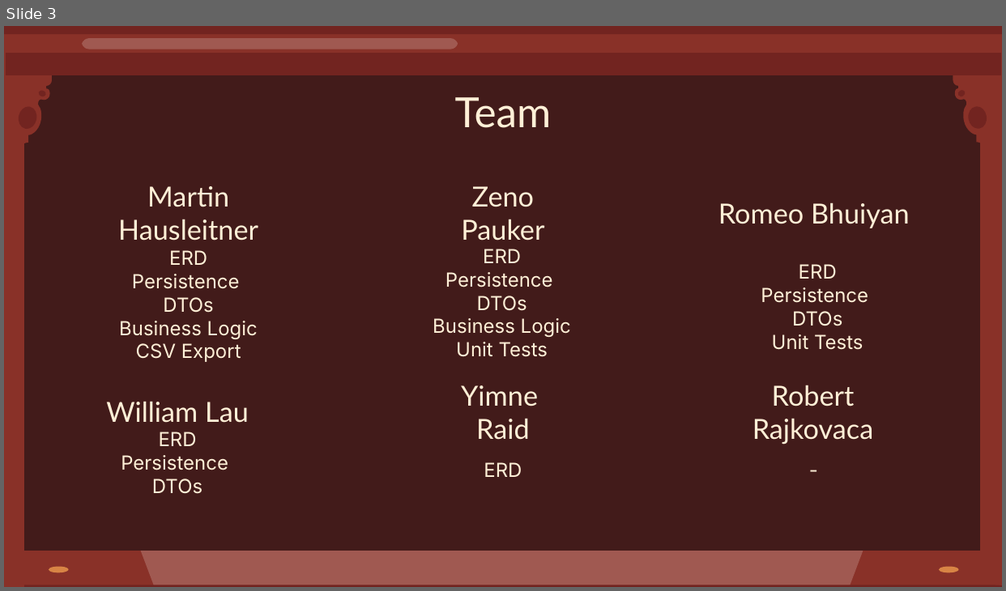
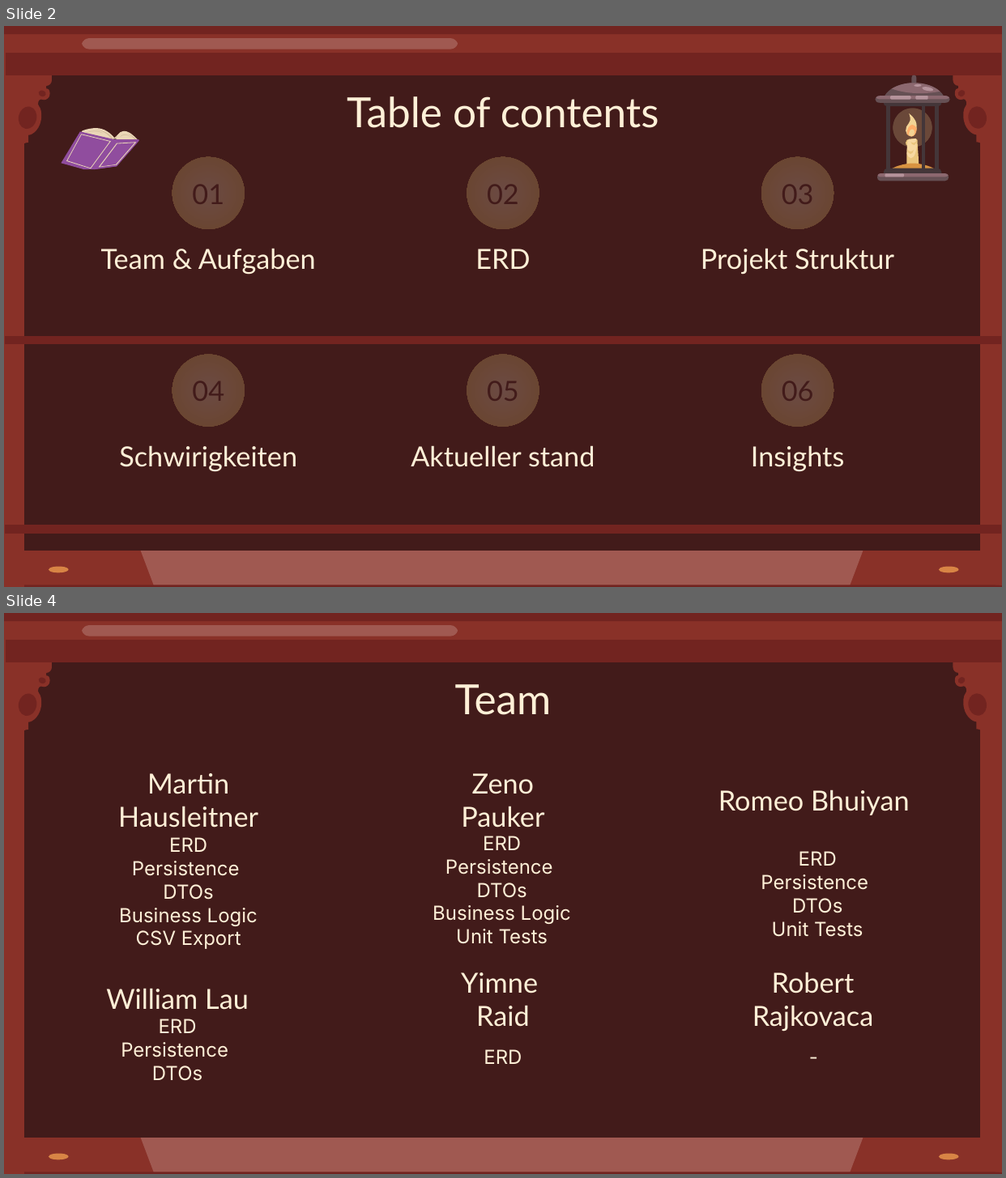
Before and after one commit to Zeno-Paukner/JPALibraryManager, a slide deck: docs/First_Chapter_End_Presentation.pptx. Shown one above the other, each under a label of ours: slide 3 before the commit, slides 2 and 4 after it; the slides between them are not shown. The pictures are 1006x591 and 1006x1178 pixels, drawn with LibreOffice and Linux fonts; fonts in the diff are those of the drawing. Boxes give left, top, right and bottom in pixels: in the first picture for what was removed or moved away, otherwise in the second. Text is boxed around its words. In the diff, an @@ line names an element or a change of style, - is before the commit and + after.

```diff
--- a/docs/First_Chapter_End_Presentation.pptx
+++ b/docs/First_Chapter_End_Presentation.pptx
@@ slide 2 added at <box>4,26,1002,587</box>, background #421B1A; not listed: 18 template elements that a slide beside it also shows @@
@@ title added at <box>347,96,659,128</box>, 30 pt, text #FFF0D7 @@
+Table of contents
@@ group added at <box>873,75,951,181</box>: 27 freeform shapes @@
@@ group added at <box>61,128,138,169</box>: 12 freeform shapes @@
@@ freeform shape added at <box>168,154,248,233</box>, fill gradient #FFF6DB to #FAD25C @@
@@ freeform shape added at <box>463,154,542,233</box>, fill gradient #FFF6DB to #FAD25C @@
@@ freeform shape added at <box>758,154,837,233</box>, fill gradient #FFF6DB to #FAD25C @@
@@ title added at <box>192,185,224,204</box>, 20 pt, text #421B1A @@
+01
@@ title added at <box>487,185,519,204</box>, 20 pt, text #421B1A @@
+02
@@ title added at <box>782,185,814,204</box>, 20 pt, text #421B1A @@
+03
@@ title added at <box>83,241,334,275</box>, outline #421B1A 0.75 pt, 20 pt, text #FFF0D7 @@
+Team & Aufgaben
@@ title added at <box>377,241,629,275</box>, outline #421B1A 0.75 pt, 20 pt, text #FFF0D7 @@
+ERD
@@ title added at <box>671,241,923,275</box>, outline #421B1A 0.75 pt, 20 pt, text #FFF0D7 @@
+Projekt Struktur
@@ freeform shape added at <box>5,336,1001,345</box>, fill #722420 @@
@@ freeform shape added at <box>168,352,248,430</box>, fill gradient #FFF6DB to #FAD25C @@
@@ freeform shape added at <box>463,352,542,430</box>, fill gradient #FFF6DB to #FAD25C @@
@@ freeform shape added at <box>758,352,837,430</box>, fill gradient #FFF6DB to #FAD25C @@
@@ title added at <box>192,382,224,401</box>, 20 pt, text #421B1A @@
+04
@@ title added at <box>487,382,519,401</box>, 20 pt, text #421B1A @@
+05
@@ title added at <box>782,382,814,401</box>, 20 pt, text #421B1A @@
+06
@@ title added at <box>83,439,334,474</box>, outline #421B1A 0.75 pt, 20 pt, text #FFF0D7 @@
+Schwirigkeiten
@@ title added at <box>377,439,629,474</box>, outline #421B1A 0.75 pt, 20 pt, text #FFF0D7 @@
+Aktueller stand
@@ title added at <box>671,439,923,474</box>, outline #421B1A 0.75 pt, 20 pt, text #FFF0D7 @@
+Insights
@@ freeform shape added at <box>5,525,1001,534</box>, fill #722420 @@
@@ what was slide 3 is now slide 4 @@
```
Also in this commit, not shown: 7 slides changed, 3 other slides added.
